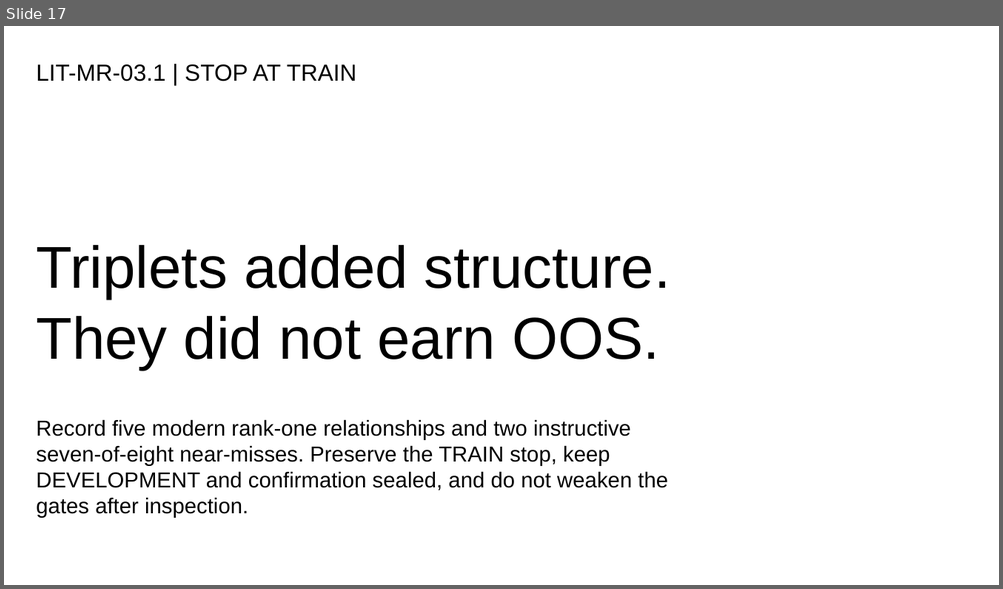
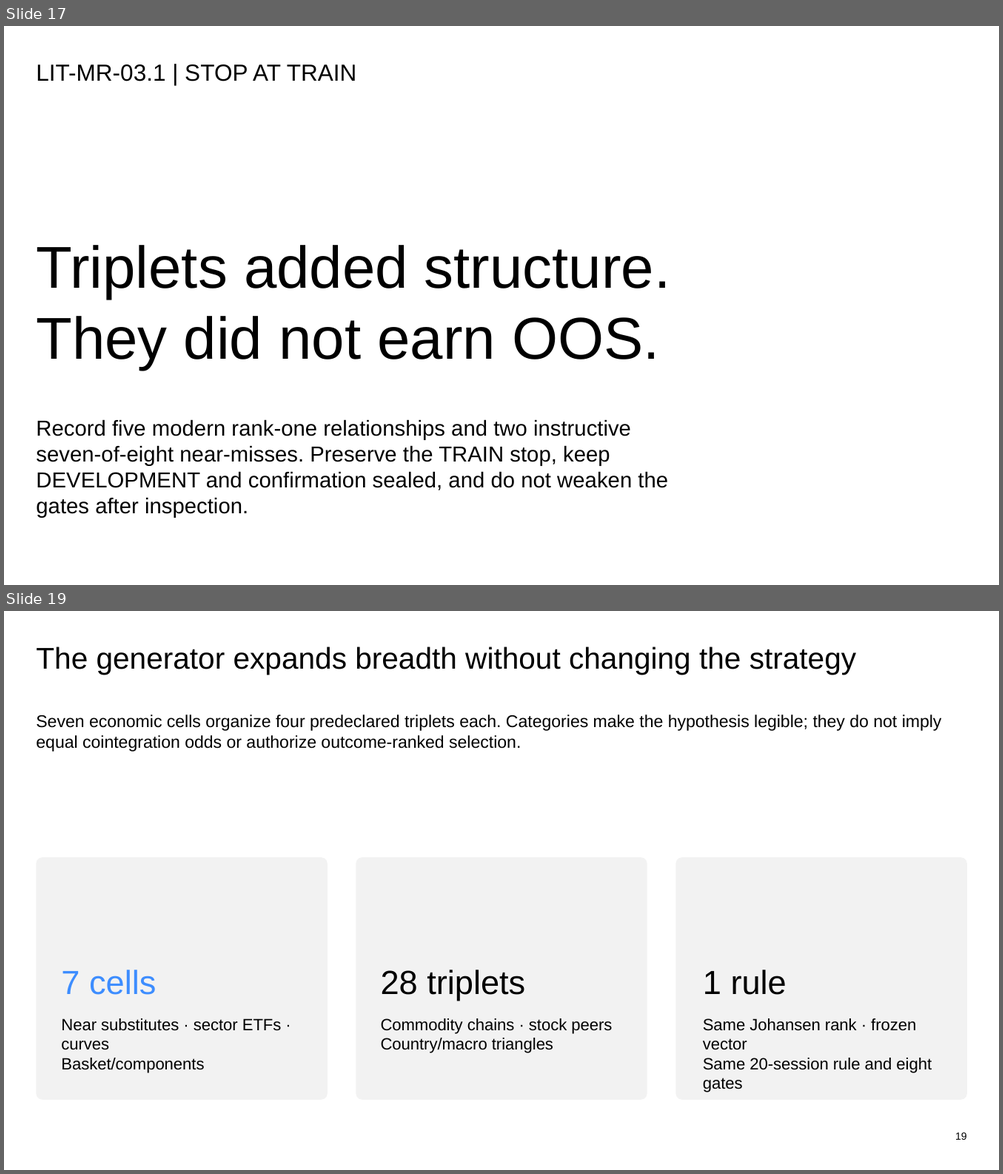
Before and after one commit to Francisc0Franc0/Time-Series-Modeling-Gen5, a slide deck: presentations/gen5_lit_mr_03_1_johansen_triplets_evidence.pptx. Shown one above the other, each under a label of ours: slide 17 before the commit, slides 17 and 19 after it; the slides between them are not shown. The pictures are 1003x589 and 1003x1174 pixels, drawn with LibreOffice and Linux fonts; fonts in the diff are those of the drawing. Boxes give left, top, right and bottom in pixels: in the first picture for what was removed or moved away, otherwise in the second. Text is boxed around its words. In the diff, an @@ line names an element or a change of style, - is before the commit and + after.

Commit message:
Add categorized triplet atlas and OOS replay

```diff
--- a/presentations/gen5_lit_mr_03_1_johansen_triplets_evidence.pptx
+++ b/presentations/gen5_lit_mr_03_1_johansen_triplets_evidence.pptx
@@ slide 19 added at [4,611,999,1170], background #FFFFFF @@
@@ text added at [36,647,856,675], 29 pt, text #000000 @@
+The generator expands breadth without changing the strategy
@@ text added at [36,715,942,752], 16.5 pt, text #000000 @@
+Seven economic cells organize four predeclared triplets each. Categories make the hypothesis legible; they do not imply equal cointegration odds or authorize outcome-ranked selection.
@@ rounded rectangle added at [36,858,327,1100], fill #F2F2F2 @@
@@ rounded rectangle added at [356,858,647,1100], fill #F2F2F2 @@
@@ rounded rectangle added at [675,858,967,1100], fill #F2F2F2 @@
@@ text added at [61,970,156,995], 32.2 pt, text #3D8DFF @@
+7 cells
@@ text added at [381,970,525,1001], 32.2 pt, text #000000 @@
+28 triplets
@@ text added at [703,970,786,995], 32.2 pt, text #000000 @@
+1 rule
@@ text added at [61,1019,282,1073], 15.8 pt, text #000000 @@
+Near substitutes · sector ETFs · curves
+Basket/components
@@ text added at [381,1019,612,1054], 15.8 pt, text #000000 @@
+Commodity chains · stock peers
+Country/macro triangles
@@ text added at [703,1019,931,1073], 15.7 pt, text #000000 @@
+Same Johansen rank · frozen vector
+Same 20-session rule and eight gates
@@ text added at [955,1133,967,1140], 10 pt, text #000000 @@
+19
```
Also in this commit, not shown: 7 other slides added, 11 other files.
